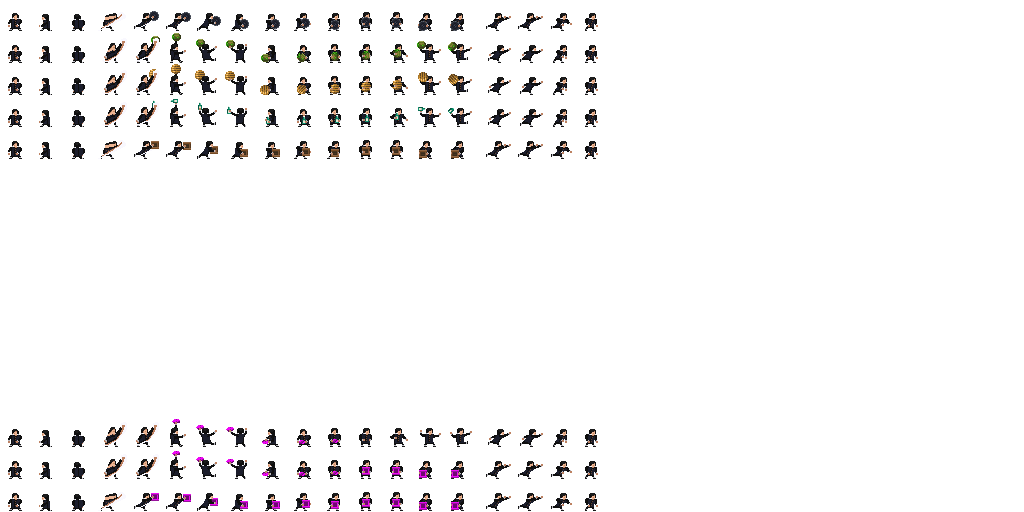
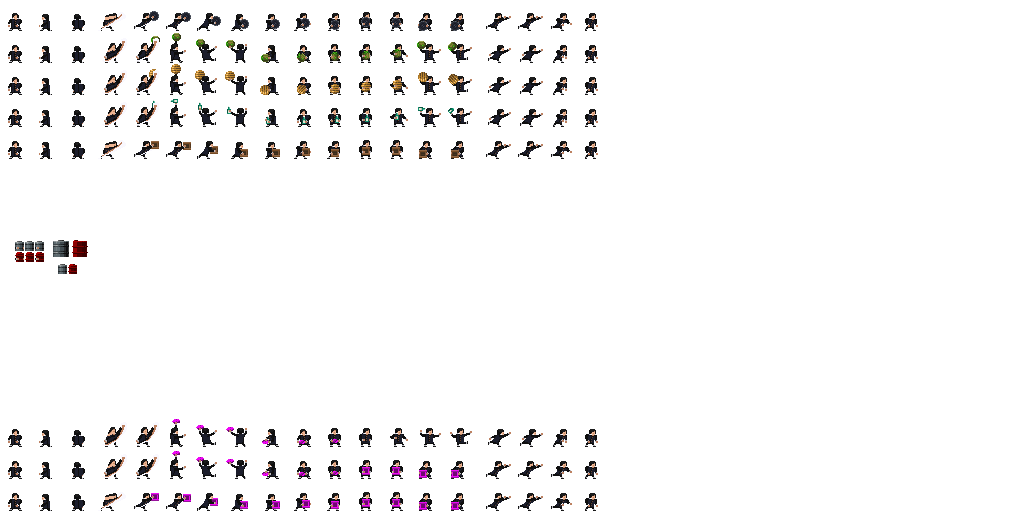
Before/after of a 1024 × 512 layered artwork. What changed in the layer stack:
painted on "projectile layer" over (15, 240, 88, 274)
